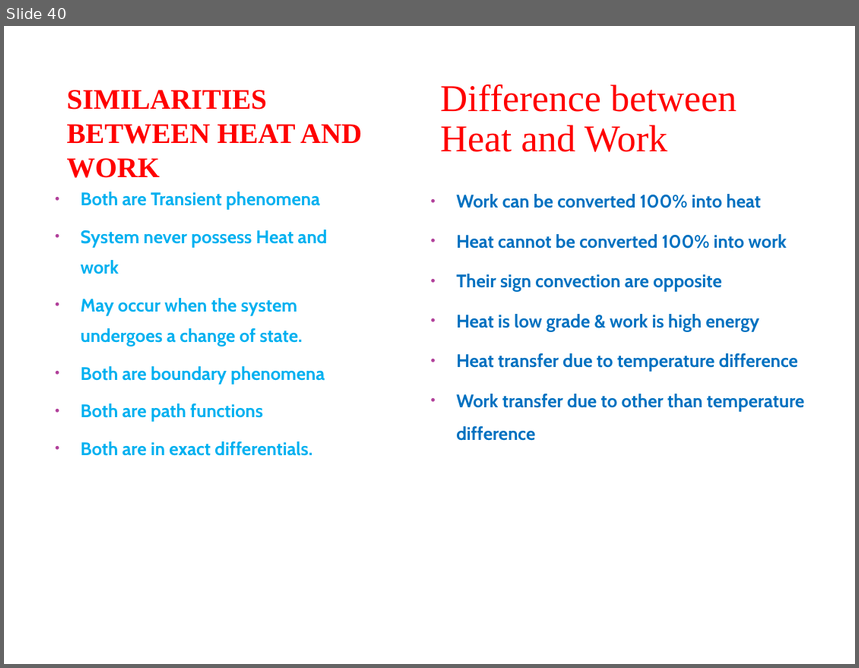
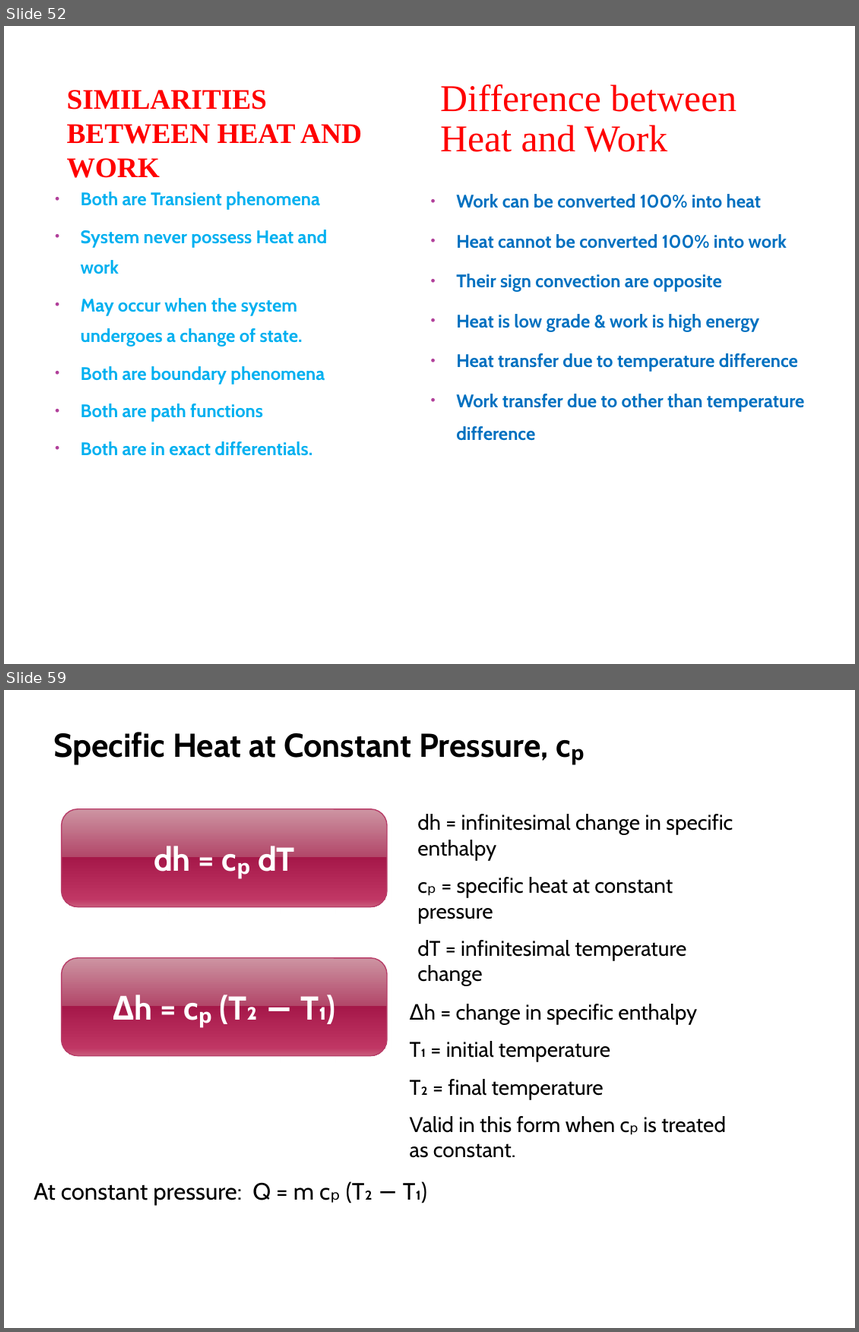
Before and after one commit to SidonTheTroll/3rd-sem-grinding, a slide deck: Engineering Thermodynamics/1 - Introduction to Thermodynamics/ET-UNIT 1.pptx. Shown one above the other, each under a label of ours: slide 40 before the commit, slides 52 and 59 after it; the slides between them are not shown. The pictures are 859x668 and 859x1332 pixels, drawn with LibreOffice and Linux fonts; fonts in the diff are those of the drawing; background and template pictures are left out. Boxes give left, top, right and bottom in pixels: in the first picture for what was removed or moved away, otherwise in the second. Text is boxed around its words. In the diff, an @@ line names an element or a change of style, - is before the commit and + after.

```diff
--- a/Engineering Thermodynamics/1 - Introduction to Thermodynamics/ET-UNIT 1.pptx
+++ b/Engineering Thermodynamics/1 - Introduction to Thermodynamics/ET-UNIT 1.pptx
@@ slide 59 added at <box>4,690,855,1328</box>, background #FFFFFF @@
@@ text added at <box>54,732,584,764</box>, 28 pt, text #000000, bold @@
+Specific Heat at Constant Pressure, cₚ
@@ rounded rectangle added at <box>62,809,388,907</box>, fill gradient #CE94A2 to #B34869 to #A61749 to #C13764 to #CA5D7C, outline #B83D68 0.9 pt, 28 pt, text #FFFFFF, bold @@
+dh = cₚ dT
@@ text added at <box>417,814,733,986</box>, 18 pt, text #000000 @@
+dh = infinitesimal change in specific enthalpy
+cₚ = specific heat at constant pressure
+dT = infinitesimal temperature change
@@ rounded rectangle added at <box>62,958,388,1056</box>, fill gradient #CE94A2 to #B34869 to #A61749 to #C13764 to #CA5D7C, outline #B83D68 0.9 pt, 28 pt, text #FFFFFF, bold @@
+Δh = cₚ (T₂ − T₁)
@@ text added at <box>410,1004,726,1158</box>, 18 pt, text #000000 @@
+Δh = change in specific enthalpy
+T₁ = initial temperature
+T₂ = final temperature
+Valid in this form when cₚ is treated as constant.
@@ text added at <box>34,1182,427,1205</box>, 20 pt, text #000000 @@
+At constant pressure: Q = m cₚ (T₂ − T₁)
@@ what was slide 40 is now slide 52 @@
```
Also in this commit, not shown: 12 other slides added, 1 slide removed, 34 other files.
